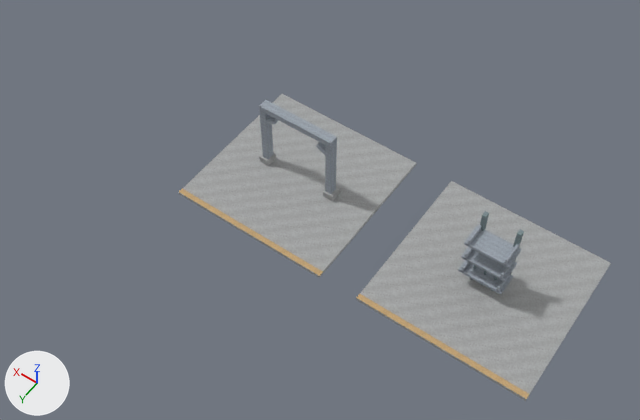
Renders of the glTF model development/levels/primitive-props-v1/site-kits/level_blockout_kit_wld_17_p05.glb from each side of a commit.
Camera for both pictures: a 50 mm lens placed at (-11.58, 18.52, 22.48), pointed at (-1.42, 4.3, 0.13). Arrows for +X, +Y and +Z are at lower left; the lights stay in place. The first picture is the older version. Vertices at exactly the same position are counted once.

Script lines for the objects in view, before the commit:
```python
me_battery_brackenhead_map_kit_contact_room = bpy.data.meshes.new('Battery Brackenhead map-kit contact room')
me_battery_brackenhead_map_kit_contact_room.from_pydata(...)  # 242 vertices, 384 faces; spans x -9.82..2.83, y 0.7..6.3, z -0.11..2.67
# faces by material slot: [48, 24, 144, 168]
me_battery_brackenhead_map_kit_contact_room.materials.append(mat_blockout_stone)
me_battery_brackenhead_map_kit_contact_room.materials.append(mat_blockout_accent)
me_battery_brackenhead_map_kit_contact_room.materials.append(mat_blockout_industrial)
me_battery_brackenhead_map_kit_contact_room.materials.append(mat_blockout_metal)
ob_level_blockout_kit_wld_17_p05 = bpy.data.objects.new('level_blockout_kit_wld_17_p05', me_battery_brackenhead_map_kit_contact_room)
ob_level_blockout_kit_wld_17_p05.location = (0.0, 0.0, 0.0)
```
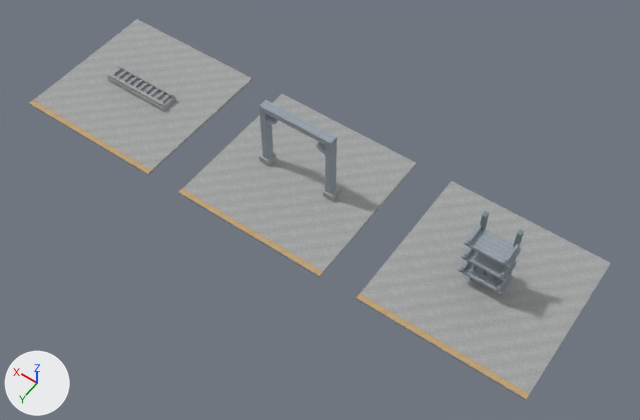
Changed parts and their boxes (x1, y1, x2, y2) in the pictures (640 x 420 px):
'level_blockout_kit_wld_17_p05', reshaped (35% wider, 24% taller)
    before: (179, 94, 611, 401)
    after: (29, 19, 611, 401)
part 1 of me_battery_brackenhead_map_kit_contact_room, added
    after: (29, 19, 252, 176)
part 2 of me_battery_brackenhead_map_kit_contact_room, added
    after: (107, 68, 176, 111)
part 3 of me_battery_brackenhead_map_kit_contact_room, added
    after: (108, 73, 165, 107)
part 4 of me_battery_brackenhead_map_kit_contact_room, added
    after: (118, 65, 175, 98)
part 5 of me_battery_brackenhead_map_kit_contact_room, added
    after: (30, 100, 151, 174)

The change, as a diff of the scene's bpy script:
```diff
--- a/development/levels/primitive-props-v1/site-kits/level_blockout_kit_wld_17_p05.glb.py
+++ b/development/levels/primitive-props-v1/site-kits/level_blockout_kit_wld_17_p05.glb.py
@@ img_image_4 @@
+img_image_4 = load_image('Image_4', '_unpacked/Image_4', 32, 32, 'sRGB')
@@ mat_blockout_dark @@
+mat_blockout_dark = bpy.data.materials.new('blockout_dark')
+# colours: grey #697379
+# uses the picture img_image_4
@@ me_battery_brackenhead_map_kit_contact_room @@
 # used by ob_level_blockout_kit_wld_17_p05; location = (0.0, 0.0, 0.0)
-me_battery_brackenhead_map_kit_contact_room.from_pydata(...)  # 242 vertices, 384 faces; spans x -9.82..2.83, y 0.7..6.3, z -0.11..2.67
+me_battery_brackenhead_map_kit_contact_room.from_pydata(...)  # 370 vertices, 576 faces; spans x -9.82..9.82, y 0.7..6.3, z -0.11..2.67
+# me_battery_brackenhead_map_kit_contact_room part 1: a new loose piece, a box spanning x 4.175..9.825, y 0.7..6.3, z -0.11..-0.01, in mat_blockout_stone
+# me_battery_brackenhead_map_kit_contact_room part 2: a new loose piece, a box spanning x 5.67..8.33, y 3.15..3.85, z 0.0..0.18, in mat_blockout_stone
+# me_battery_brackenhead_map_kit_contact_room part 3: a new loose piece, a box spanning x 5.69..8.31, y 3.72..3.82, z 0.135..0.305, in mat_blockout_stone
+# me_battery_brackenhead_map_kit_contact_room part 4: a new loose piece, a box spanning x 5.69..8.31, y 3.18..3.28, z 0.135..0.305, in mat_blockout_stone
+# me_battery_brackenhead_map_kit_contact_room part 5: a new loose piece, a box spanning x 4.175..9.825, y 6.11..6.29, z -0.013..0.002, in mat_blockout_accent
+# other edits to the shape of me_battery_brackenhead_map_kit_contact_room do not show in these pictures
 me_battery_brackenhead_map_kit_contact_room.materials.append(mat_blockout_stone)
@@ me_battery_brackenhead_map_kit_contact_room @@
 me_battery_brackenhead_map_kit_contact_room.materials.append(mat_blockout_metal)
+me_battery_brackenhead_map_kit_contact_room.materials.append(mat_blockout_dark)
```
